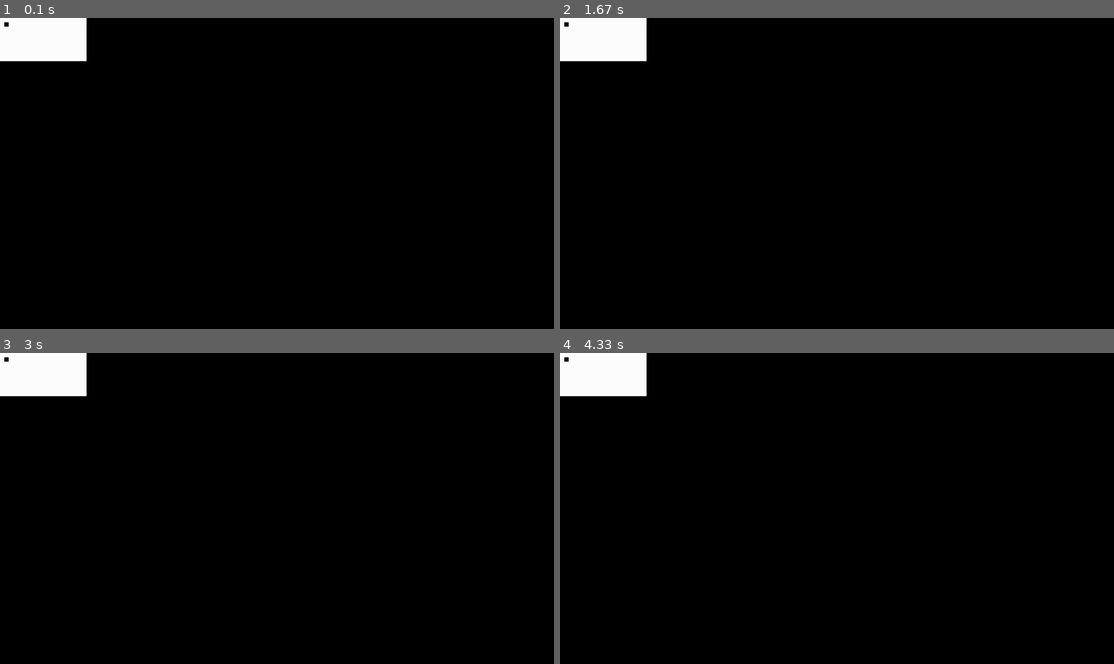
Above: before the commit, frames 1-4 (two rows, left to right).
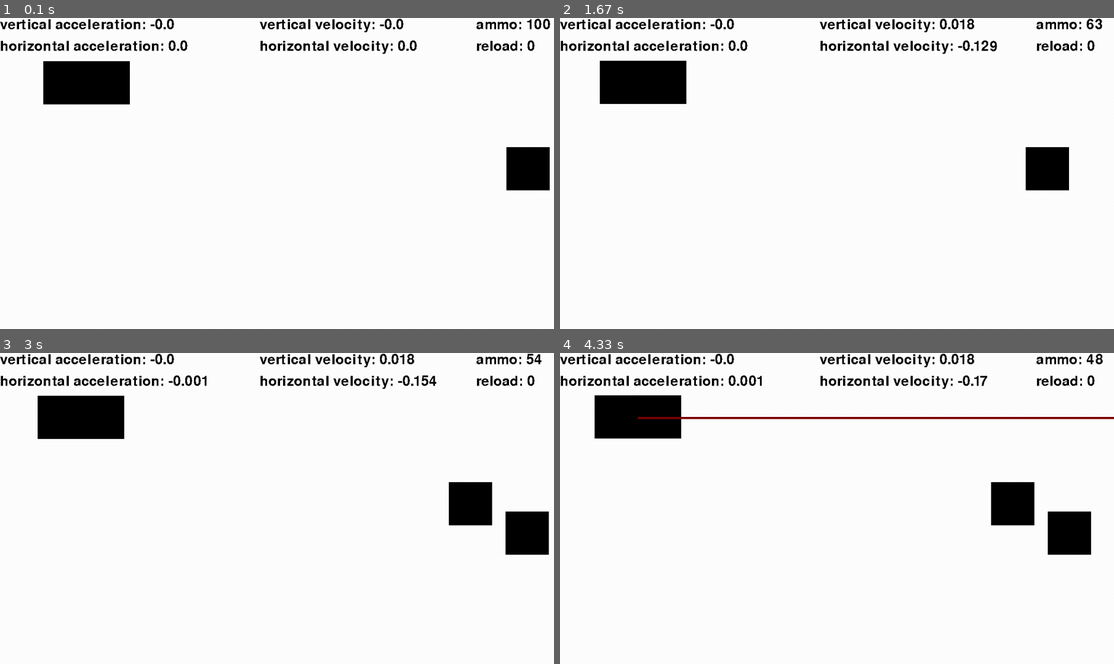
Above: after the commit, the same moments.

Repository: Ar-e-k/space-game
Game: pygame game, started from main.py
Two runs of this game, one before a commit and one after it. Both use one fixed random seed, a clock stepped at 60 frames per second and the inputs below.
Inputs:
- Up to frame 1 (0.1 s): no input
- Up to frame 2 (1.67 s): hold F 0.33-0.8 s; hold D 0.33-0.8 s; hold D 0.83-1.3 s; tap F at 0.9, 1.2, 1.4 s; hold W 1.33-1.63 s
- Up to frame 3 (3 s): hold D 1.67-2.13 s; tap F at 1.73, 2.03, 2.23, 2.53 s; hold A 2.17-2.7 s; tap Space at 2.32 s
- Up to frame 4 (4.33 s): tap F at 3.57, 3.97, 4.27 s; tap Space at 3.65 s; hold D from 3.9 s (still down)

The runs differ from the first frame. In frame 1, 94% of the frame differs, in the area x 0-100%, y 0-100%; in frame 2, 94%; in frame 3, 93%; in frame 4, 93%.

Commit message:
Masive changes

Diff:
--- a/main.py
+++ b/main.py
@@ -1,16 +1,144 @@
 import pygame
 import sprites
+import math
+from random import randint, random
+
+class game:
+
+    def __init__(self, screen, player):
+        self._screen=screen
+        self.player=player
+
+        self._font=pygame.font.Font('freesansbold.ttf', 32) #the normal font used to display stuff
+
+        self._enemies=[sprites.enemy(100, 1, randint(0, screen_y-100), screen_x-100, [100, 100])]
+        self._enemy_probability=99.9
+
+        self.status=True
+
+    def update_acceleration(self, dir):
+        self.player.horixontal_thrust(dir[0])
+        self.player.vertical_thrust(dir[1])
+
+    def frame(self, dir, fire):
+        self.update_acceleration(dir)
+        self.player.update_velocity()
+        self.player.move()
+        self.spawn_enemis()
+        fire_check=self.check_fire(fire)
+        self.move_enemies()
+        self.draw_background()
+        self.draw_player()
+        self.draw_enemy()
+        self.check_colisions()
+        if fire_check:
+            self.draw_fire()
+            self.check_colisions_laser()
+        return self.status
+
+    def spawn_enemis(self):
+        number=random()*100
+        if number>self._enemy_probability:
+            box1=sprites.enemy(100, 1, randint(0, screen_y-100), screen_x-100, [100, 100])
+            self._enemies.append(box1)
+        else:
+            self._enemy_probability=self._enemy_probability-0.0000001*self._enemy_probability
+
+
+    def move_enemies(self):
+        for enemy in self._enemies:
+            enemy.move()
+
+    def check_fire(self, fire):
+        if fire==True:
+            pass
+        else:
+            self.player.stop_fire()
+            if self.player.gun.check_fire():
+                return False
+            else:
+                self.player.gun.reload_timer()
+                return False
+        if self.player.fire():
+            return True
+        else:
+            self.player.stop_fire()
+            self.player.gun.reload_timer()
+            return False
+
+    def draw_background(self):
+        rec=pygame.Rect([0, 0], [screen_x, screen_y])
+        pygame.draw.rect(self._screen, [255,255,255], rec)
+
+        ac=[
+            self.player.vertical_ac,
+            self.player.horizontal_ac
+            ]
+        self.get_text(str("vertical acceleration: "+str(round(ac[0], 5)*-1)), [0, 0])
+        self.get_text(str("horizontal acceleration: "+str(round(ac[1], 5))), [0, 50])
+
+        vel=[
+            self.player.vertical,
+            self.player.horizontal
+            ]
+        self.get_text(str("vertical velocity: "+str(round(vel[0], 5)*-1)), [600, 0])
+        self.get_text(str("horizontal velocity: "+str(round(vel[1], 5))), [600, 50])
+
+        amo, reload=self.player.gun.ammo, self.player.gun.reloadTime
+        self.get_text(str("ammo: "+str(amo)), [1100, 0])
+        self.get_text(str("reload: "+str(reload)), [1100, 50])
+
+    def get_text(self, text, pos):
+        acceleration=self._font.render(text, False, [0,0,0])
+        self._screen.blit(acceleration, pos)
+
+    def draw_player(self):
+        box=self.player.return_box()
+        pygame.draw.rect(self._screen, [0,0,0], box)
+
+    def draw_fire(self):
+        box=self.player.return_gun_box()
+        pygame.draw.rect(self._screen, [125,0,0], box)
+
+    def draw_enemy(self):
+        for enemy in self._enemies:
+            box=enemy.return_box()
+            pygame.draw.rect(self._screen, [0,0,0], box)
+
+    def check_colisions(self):
+        player_box=self.player.return_box()
+        for enemy in self._enemies:
+            box=enemy.return_box()
+            if player_box.colliderect(box):
+                self.end_game()
+
+    def check_colisions_laser(self):
+        laser_box=self.player.return_gun_box()
+        for index, enemy in enumerate(self._enemies):
+            box=enemy.return_box()
+            if box.colliderect(laser_box):
+                self._enemies.pop(index)
+
+    def end_game(self):
+        self.status=False
 
 def main():
     pygame.init()
     screen=pygame.display.set_mode((0, 0), pygame.FULLSCREEN)
+    global screen_x, screen_y #globalises the hight and the width of the screen
+    screen_x, screen_y=pygame.display.Info().current_w, pygame.display.Info().current_h
 
     playing=True #Determines is the game on or not
-    play=game(screen, sprites.player(10, 10, 10, 100))
+    player= sprites.player(100, 100, 100000, 100, [200, 100], [screen_x, screen_y])
+    player.load_gun(sprites.gun(100, 1, [screen_x, 5], 400))
+    play=game(screen, player)
     paused=False
 
+    direction=[0, 0]
+    fire=False
+
     while playing: #Main gameloop
-        playing=play.frame()
+        playing=play.frame(direction, fire)
         for event in pygame.event.get():
             if event.type==pygame.KEYDOWN:
                 if event.key==27: #key 27 is escape, clicking it quits the game
@@ -18,6 +146,28 @@
                     playing=False
                 elif event.key==32: #pausing the game
                     paused=True
+                elif event.key in [97, 100]:
+                    val=int(event.key)
+                    val=val-97
+                    val=val/1.5
+                    val-=1
+                    direction[0]=val
+                elif event.key in [119, 115]:
+                    val=int(event.key)
+                    val=val-115
+                    val=val/2
+                    val-=1
+                    val*=-1
+                    direction[1]=val
+                elif event.key==102:
+                    fire=True
+            if event.type==pygame.KEYUP:
+                if event.key in [97, 100]:
+                    direction[0]=0
+                elif event.key in [119, 115]:
+                    direction[1]=0
+                elif event.key==102:
+                    fire=False
         while paused:
             for event in pygame.event.get():
                 if event.type==pygame.KEYDOWN:
@@ -25,30 +175,5 @@
                         paused=False
         pygame.display.flip()
 
-
-class game:
-
-    def __init__(self, screen, player):
-        self._screen=screen
-        self.player=player
-
-    def frame(self):
-        self.draw_background()
-        self.draw_player()
-        return True
-
-    def draw_background(self):
-        rec=pygame.Rect([0, 0], [200, 100])
-        pygame.draw.rect(self._screen, [255,255,255], rec)
-
-    def draw_player(self):
-        position=self.player.return_cords()
-        self.box=pygame.Rect(position, [10, 10]) # The actuall box
-        pygame.draw.rect(self._screen, [0,0,0], self.box)
-
-    def end_game(self):
-        return None
-
-
 if __name__=="__main__":
     main()
--- a/sprites.py
+++ b/sprites.py
@@ -1,6 +1,12 @@
+from copy import copy
+from time import sleep
+import pygame
+
 class player:
 
-    def __init__(self, x, y, mass, thrust):
+    def __init__(self, x, y, mass, thrust, size, map_size):
+        self.map_size=map_size
+
         self.x_cord=x
         self.y_cord=y
 
@@ -12,21 +18,115 @@
         self.horizontal_ac=0
 
         self.acceleration_mod=thrust/mass
+        self.size=size
+
+        self.recoil=0
+
+    def load_gun(self, gun):
+        self.gun=gun
 
     def move(self):
         self.x_cord+=(self.horizontal*self.modifier)
         self.y_cord+=(self.vertical*self.modifier)
+        self.teleport()
 
     def update_velocity(self):
         self.vertical+=self.vertical_ac
-        self.horizontal+=self.horizontal_ac
+        self.horizontal+=self.horizontal_ac-self.recoil
+
+    def vertical_thrust(self, direction=1):
+        self.vertical_ac=self.acceleration_mod*direction
+
+    def horixontal_thrust(self, direction=1):
+        self.horizontal_ac=self.acceleration_mod*direction
+
+    def fire(self):
+        if self.gun.check_fire():
+            self.recoil=0.005
+            self.gun.fire()
+            return True
+        return None
+
+    def stop_fire(self):
+        self.recoil=0
+
+    def return_box(self):
+        box=pygame.Rect([self.x_cord, self.y_cord], self.size) # The actuall box
+        return box
+
+    def return_gun_box(self):
+        return self.gun.return_box([self.x_cord, self.y_cord], self.size)
+
+    def teleport(self):
+        if self.x_cord>self.map_size[0]-self.size[0]:
+            self.x_cord=self.map_size[0]-self.size[0]
+        if self.x_cord<0:
+            self.x_cord=0
+        if self.y_cord>self.map_size[1]-self.size[1]:
+            self.y_cord=self.map_size[1]-self.size[1]
+        if self.y_cord<0:
+            self.y_cord=0
+        '''while self.x_cord>self.map_size[0]:
+            self.x_cord-=self.map_size[0]
+        while self.x_cord<0:
+            self.x_cord+=self.map_size[0]
+        while self.y_cord>self.map_size[1]:
+            self.y_cord-=self.map_size[1]
+        while self.y_cord<0:
+            self.y_cord+=self.map_size[1]'''
 
 
-    def vertical_thrust(self, direction=1):
-        self.vertical_ac+=self.acceleration_mod*direction
+class gun:
 
-    def horixontal_thrust(self, direction=1):
-        self.horizontal_ac+=self.acceleration_mod*direction
+    def __init__(self, ammo, damage, size, reload):
+        self.damage=damage
 
-    def return_cords(self):
-        return [self.x_cord, self.y_cord]
+        self.max_ammo=ammo
+        self.ammo=copy(ammo)
+
+        self.reloadTime=0
+        self.max_reload=reload
+
+        self.laser_size=size
+
+    def reload(self):
+        self.reloadTime=copy(self.max_reload)
+
+    def reload_timer(self):
+        if self.ammo<self.max_ammo:
+            self.ammo+=int(self.max_ammo/self.reloadTime)
+        else:
+            self.ammo=copy(self.max_ammo)
+        self.reloadTime-=1
+
+    def check_fire(self):
+        if self.reloadTime==0:
+            return True
+        else:
+            return False
+
+    def fire(self):
+        self.ammo-=1
+        if self.ammo==0:
+            self.reload()
+
+    def return_box(self, position, size):
+        position[0]+=(size[0]/2)
+        position[1]+=(size[1]/2)
+        box=pygame.Rect(position, self.laser_size)
+        return box
+
+class enemy:
+
+    def __init__(self, health, speed, y_cord, x_cord, size):
+        self.health=health
+        self.speed=speed
+        self.cords=[x_cord, y_cord]
+        self.size=size
+
+    def move(self):
+        self.cords[0]-=self.speed
+
+    def return_box(self):
+        box=pygame.Rect(self.cords, self.size) # The actuall box
+        return box
